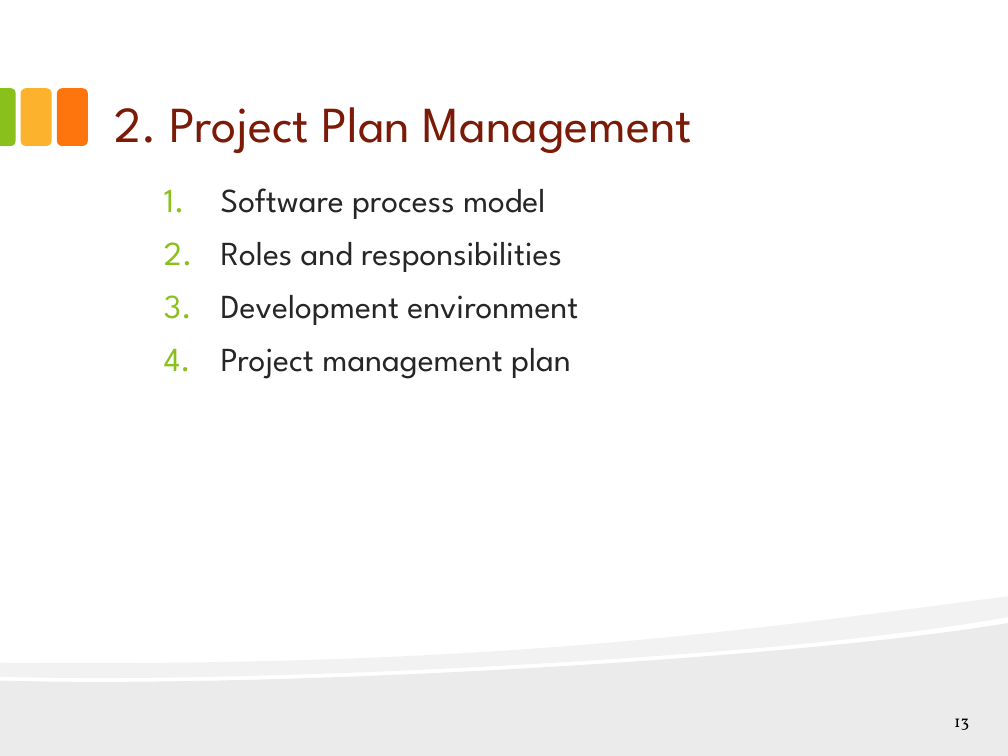
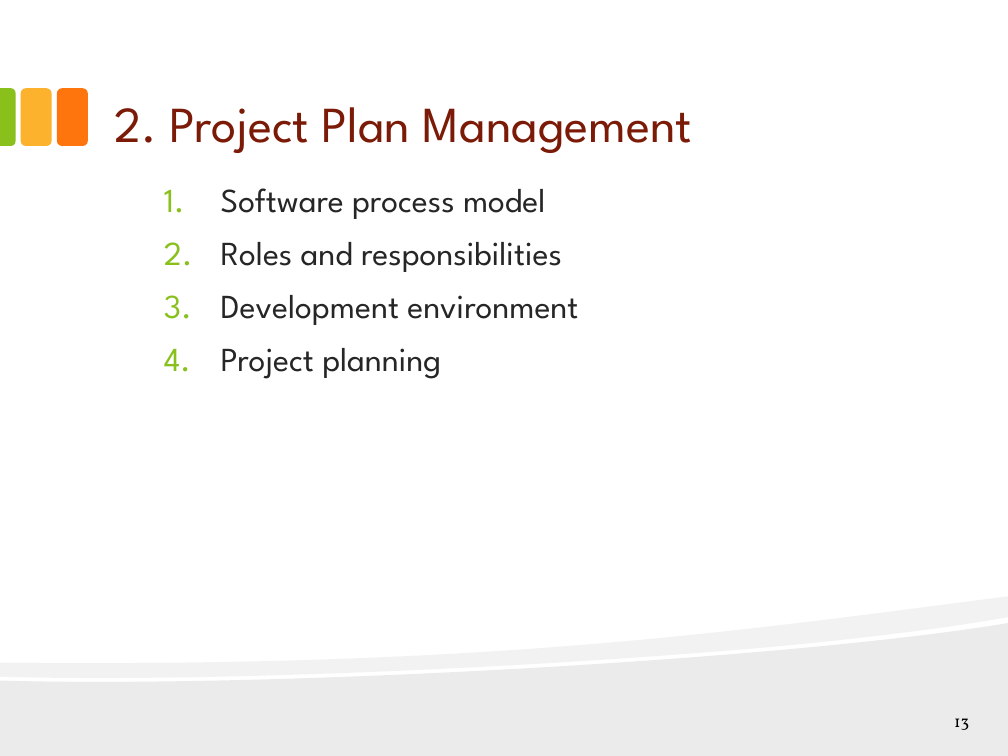
Before and after one commit to hungqcao/Rental-House-Finding, a slide deck: slide 13 of Document/Documentation/Final Document & Report/RHF_Presentation_Final_v1.0.pptx. Drawn at 1008x756 pixels with LibreOffice and Linux fonts; fonts in the diff are those of the drawing. Boxes give left, top, right and bottom in pixels: in the first picture for what was removed or moved away, otherwise in the second. Text is boxed around its words. In the diff, an @@ line names an element or a change of style, - is before the commit and + after.

```diff
--- a/Document/Documentation/Final Document & Report/RHF_Presentation_Final_v1.0.pptx
+++ b/Document/Documentation/Final Document & Report/RHF_Presentation_Final_v1.0.pptx
@@ text at [221, 348, 441, 379]: text changed @@
-  4. Project management plan
+  4. Project planning
```
Also in this commit, not shown: 19 other slides changed, 6 slides added, 5 slides removed.
